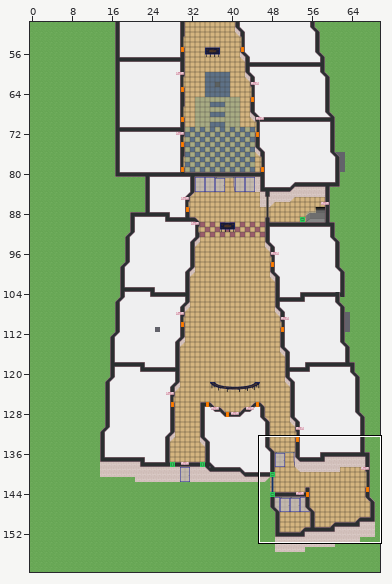
One commit to this Tiled map (JSON): maps/sek2_eg.tmj. Above: a wide view before the commit, with the close-up outlined.
Close-up. First the earlier version:
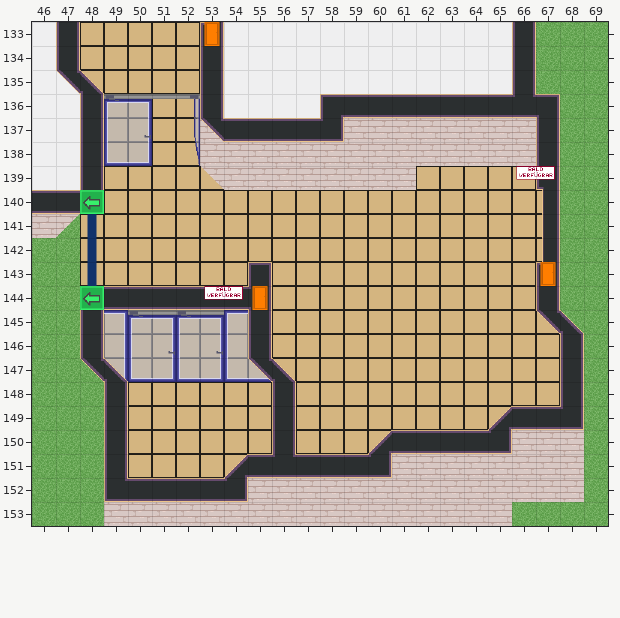
Cells are 32x32 px. Shown: x 46..69, y 133..153. The commit also changed other parts of the map, which this record leaves out.
Now the later version:
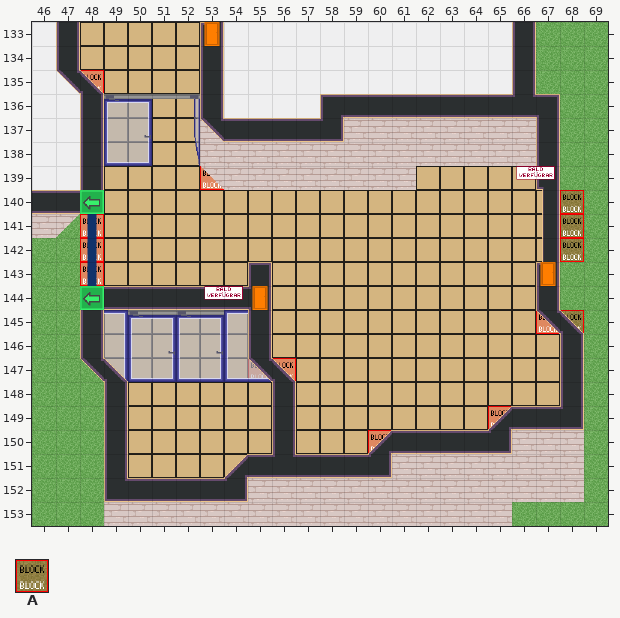
Key: from "Chunk 1": A 17.
_ is an empty cell.
Tiles of an added or newly shown layer are drawn over the layers below it.
See-through tiles are keyed as they look on the map.
The edit:
Changed rows in their new state; . is an unchanged cell.
Layer "collisions" (now shown):
first column x 48:
135 A
first column x 48:
139 .....A...............
140 ....................A
141 A...................A
142 A...................A
143 A....................
145 ...................AA
147 .......AA............
149 .................A...
150 ............A........
Changed places in both close-ups, as pixel boxes (x1, y1, x2, y2):
added: (81, 70, 104, 93)
added: (200, 166, 224, 190)
added: (560, 190, 584, 262)
added: (80, 214, 104, 286)
added: (536, 310, 584, 334)
added: (248, 358, 296, 381)
added: (488, 406, 511, 429)
added: (368, 430, 391, 453)
